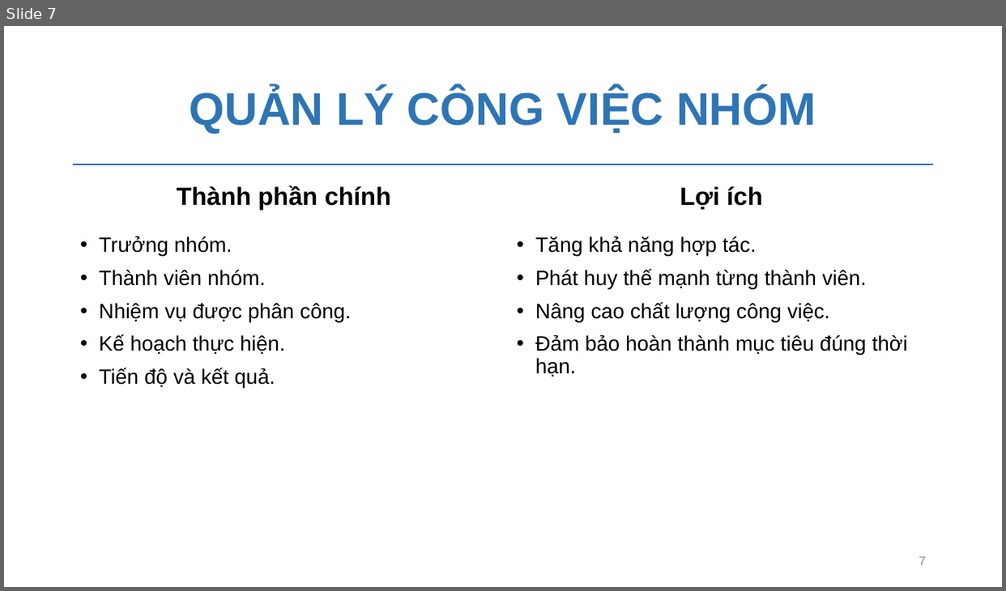
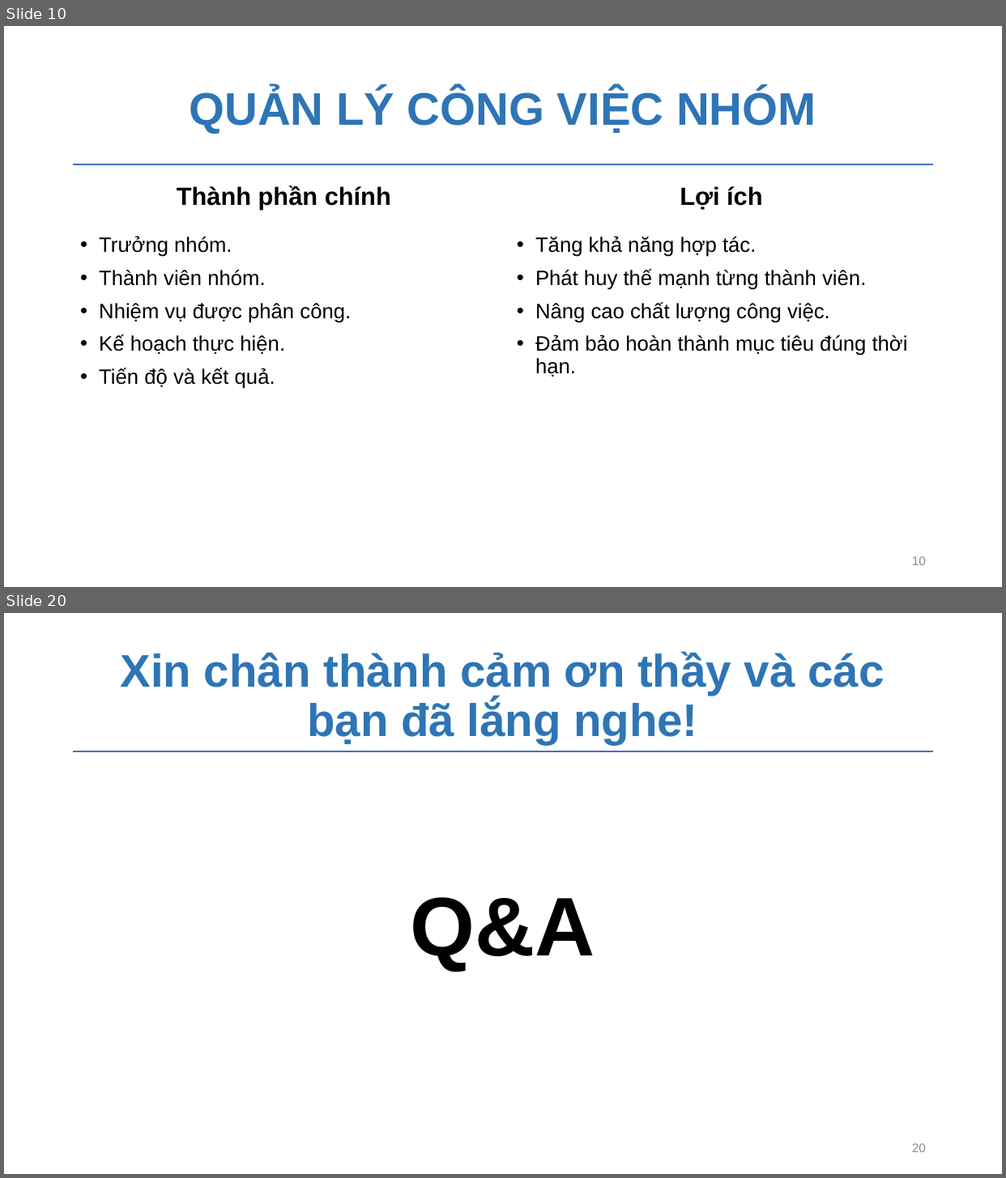
Before and after one commit to chautuyettran/CNPM-nhom17, a slide deck: nhom17.pptx. Shown one above the other, each under a label of ours: slide 7 before the commit, slides 10 and 20 after it; the slides between them are not shown. The pictures are 1006x591 and 1006x1178 pixels, drawn with LibreOffice and Linux fonts; fonts in the diff are those of the drawing; background and template pictures are left out. Boxes give left, top, right and bottom in pixels: in the first picture for what was removed or moved away, otherwise in the second. Text is boxed around its words. In the diff, an @@ line names an element or a change of style, - is before the commit and + after.

```diff
--- a/nhom17.pptx
+++ b/nhom17.pptx
@@ slide 20 added at box(4, 613, 1002, 1174), background #FFFFFF; not listed: 1 template element that a slide beside it also shows @@
@@ title added at box(121, 651, 884, 745), 44 pt, text #2E75B6, bold @@
+Xin chân thành cảm ơn thầy và các bạn đã lắng nghe!
@@ text added at box(411, 897, 595, 972), 80 pt, text #000000, bold @@
+Q&A
@@ page number added at box(912, 1144, 926, 1152), 12 pt, text #8C8C8C @@
+20
@@ what was slide 7 is now slide 10 @@
@@ page number at box(912, 557, 926, 565): text changed @@
-7
+10
```
Also in this commit, not shown: 8 slides changed, 9 other slides added, 1 slide removed, 17 other files.
